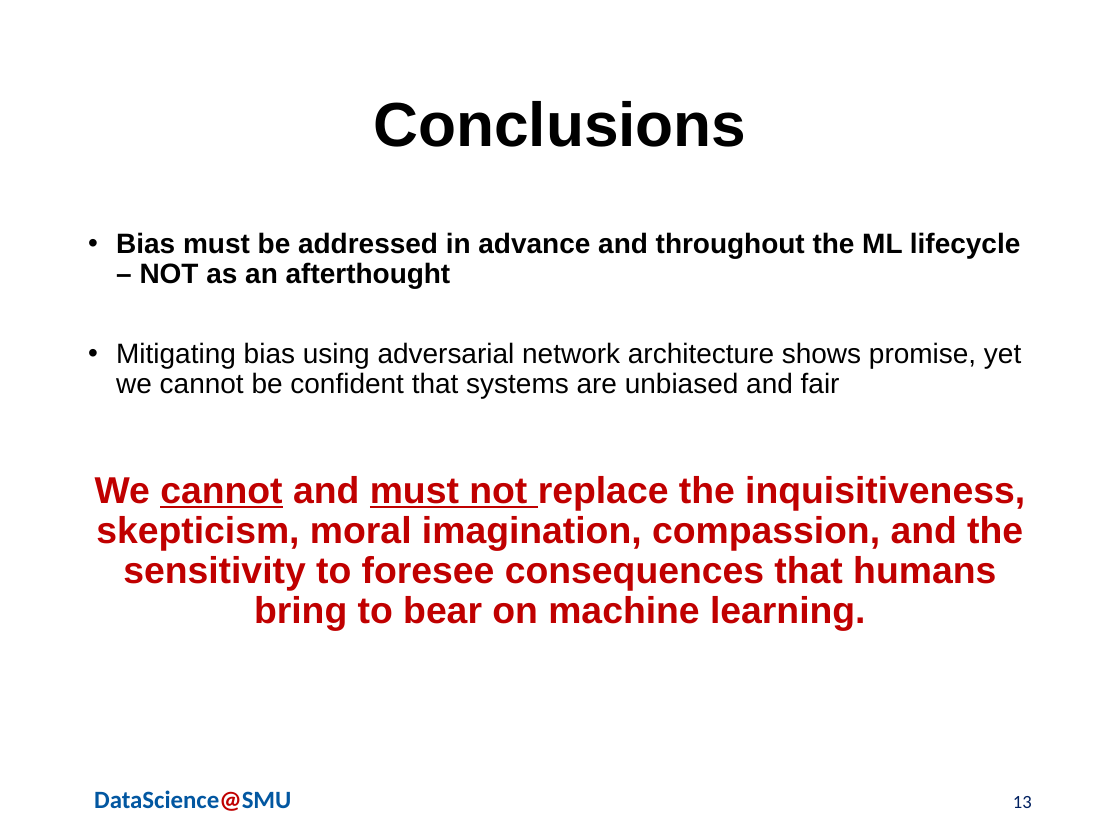
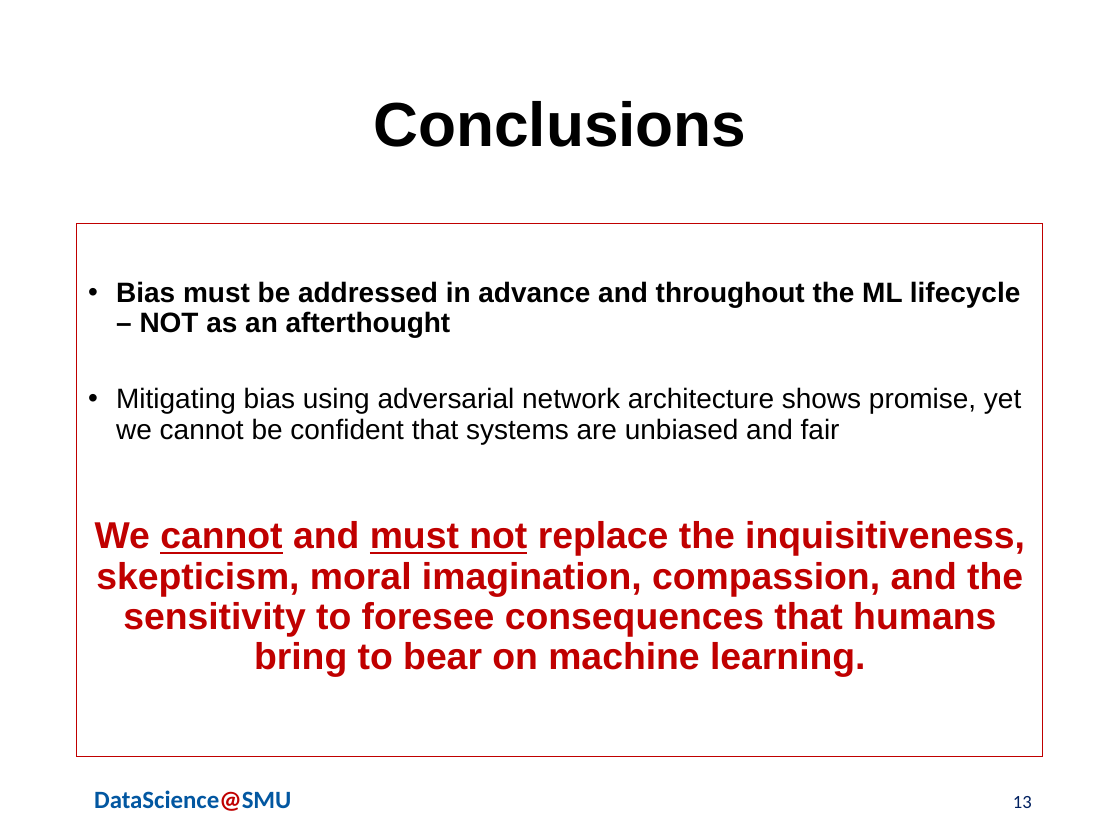
Before and after one commit to skhayden/Reducing-Age-Bias-in-Machine-Learning-An-Algorithmic-Approach, a slide deck: slide 13 of Hayden_deAlford_Wittlin_AdversarialBiasPresentationFINAL7.17.20.pptx. Drawn at 1120x840 pixels with LibreOffice and Linux fonts; fonts in the diff are those of the drawing; background and template pictures are left out. Boxes give left, top, right and bottom in pixels: in the first picture for what was removed or moved away, otherwise in the second. Text is boxed around its words. In the diff, an @@ line names an element or a change of style, - is before the commit and + after.

```diff
--- a/Hayden_deAlford_Wittlin_AdversarialBiasPresentationFINAL7.17.20.pptx
+++ b/Hayden_deAlford_Wittlin_AdversarialBiasPresentationFINAL7.17.20.pptx
@@ text "Bias must be addressed in ...": place and size @@
-text "Bias must be addressed in ..." at <box>95,232,1025,631</box>
+text "Bias must be addressed in ..." at <box>77,224,1043,757</box>
@@ text "Bias must be addressed in ..." at <box>77,224,1043,757</box>: outline none to #C00000 0.75 pt @@
```
Also in this commit, not shown: 4 other slides changed.
